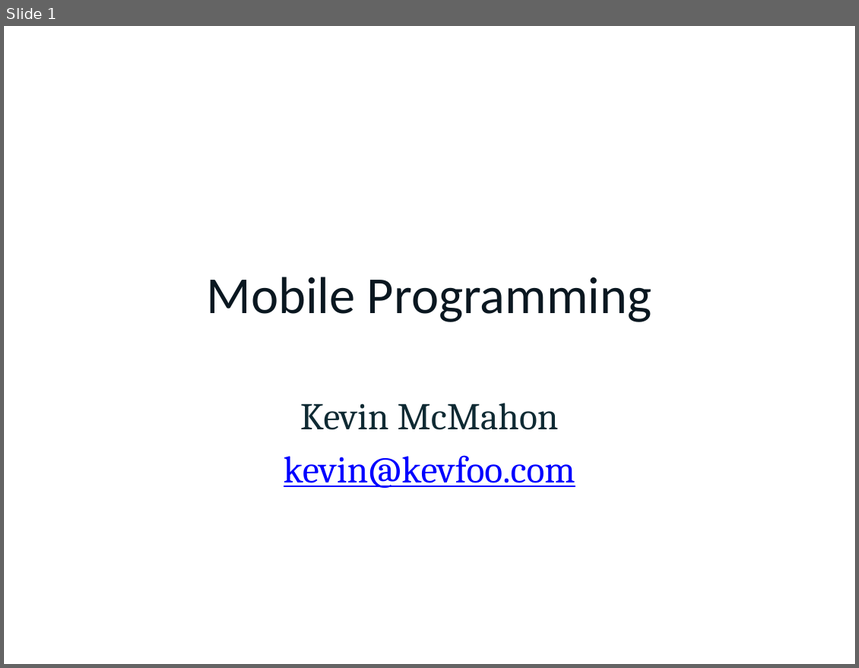
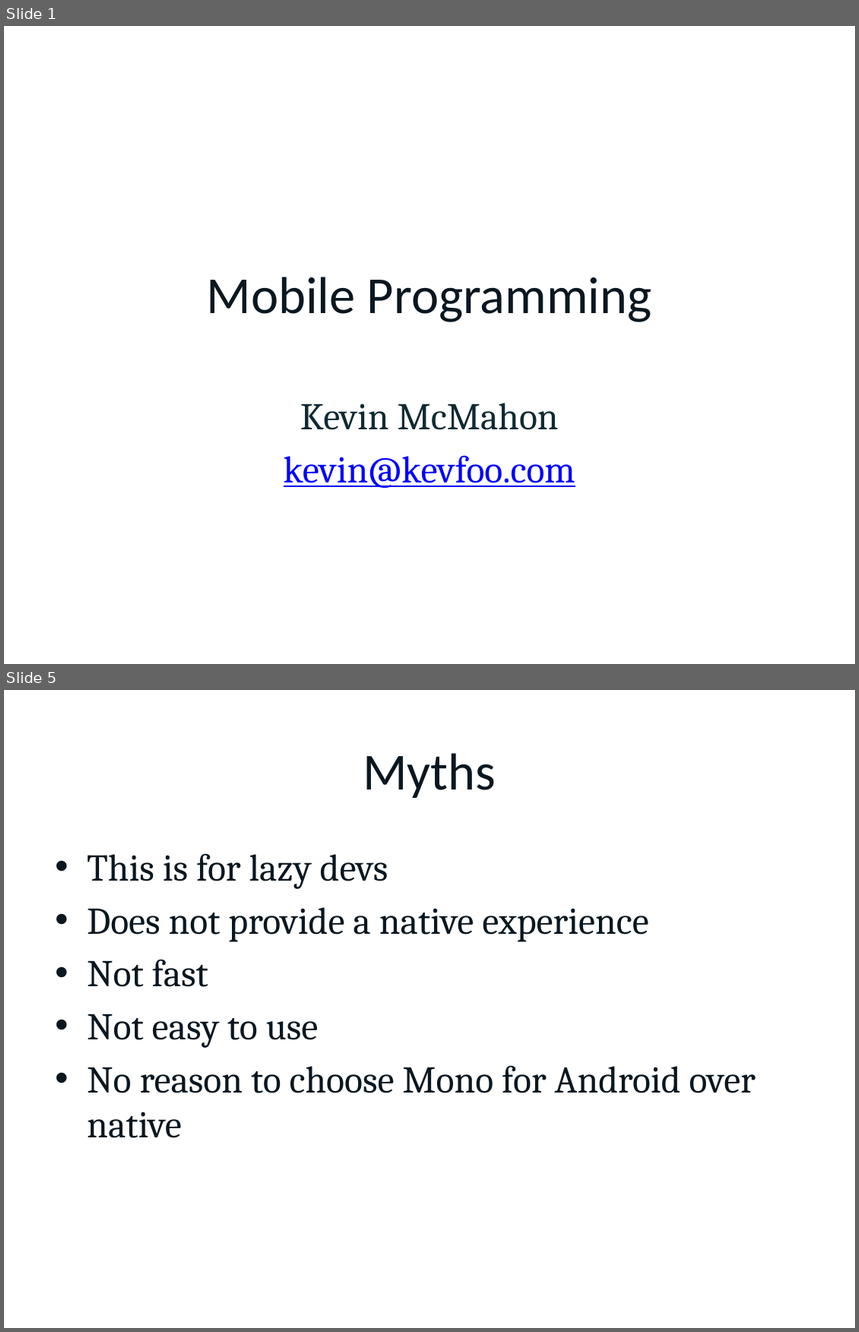
Before and after one commit to kevinmcmahon/MonoDroid101, a slide deck: slides/MonoDroidWCG.pptx. Shown one above the other, each under a label of ours: slide 1 before the commit, slides 1 and 5 after it; the slides between them are not shown. The pictures are 859x668 and 859x1332 pixels, drawn with LibreOffice and Linux fonts; fonts in the diff are those of the drawing; background and template pictures are left out. Boxes give left, top, right and bottom in pixels: in the first picture for what was removed or moved away, otherwise in the second. Text is boxed around its words. In the diff, an @@ line names an element or a change of style, - is before the commit and + after.

```diff
--- a/slides/MonoDroidWCG.pptx
+++ b/slides/MonoDroidWCG.pptx
@@ slide 5 added at (4, 690, 855, 1328), background picture (left out) @@
@@ title added at (363, 753, 496, 798), 44 pt, text #0A1720 @@
+Myths
@@ text added at (87, 853, 756, 1138), 32 pt, text #0A1720 @@
+• This is for lazy devs
+• Does not provide a native experience
+• Not fast
+• Not easy to use
+• No reason to choose Mono for Android over native
```
Also in this commit, not shown: 10 other slides added, 1 slide removed, 27 other files.
